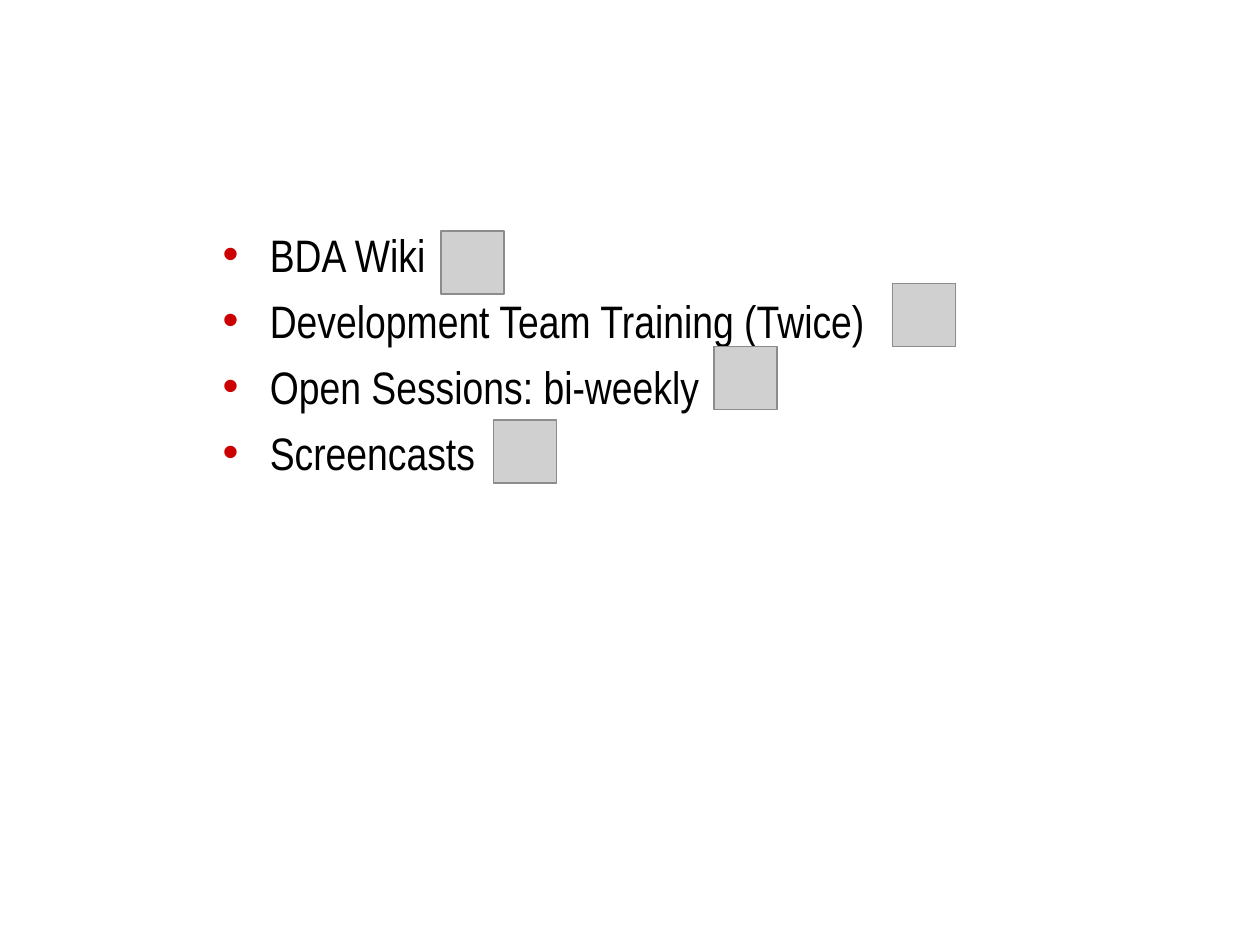
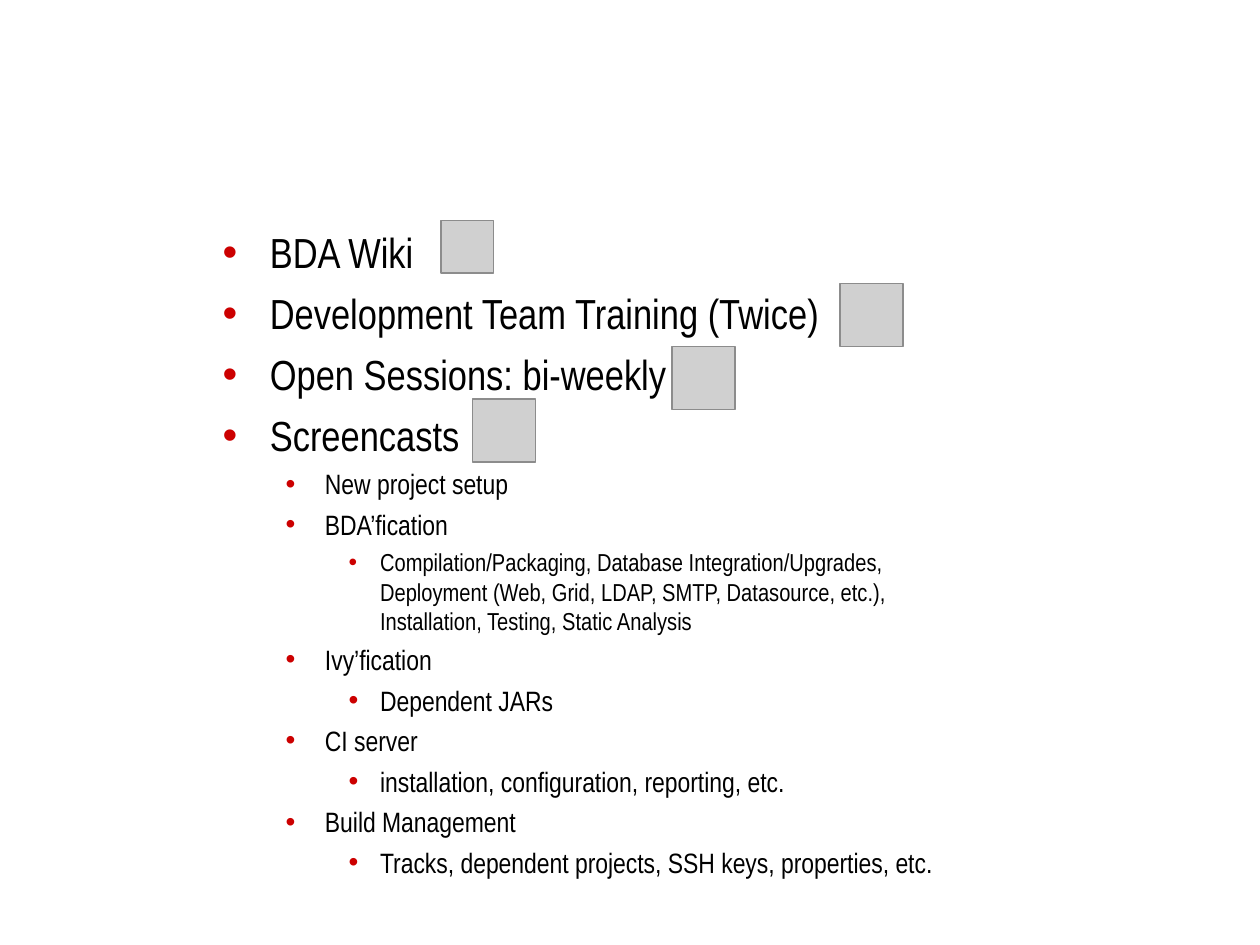
Before and after one commit to NCIP/automation, a slide deck: slide 6 of docs/roadmap/bda-roadmap.ppt (slide 7 before the commit). Drawn at 1260x945 pixels with LibreOffice and Linux fonts; fonts in the diff are those of the drawing; grey boxes stand for pictures; background and template pictures are left out. Boxes give left, top, right and bottom in pixels: in the first picture for what was removed or moved away, otherwise in the second. Text is boxed around its words. In the diff, an @@ line names an element or a change of style, - is before the commit and + after.

```diff
--- a/docs/roadmap/bda-roadmap.ppt
+++ b/docs/roadmap/bda-roadmap.ppt
@@ text at (270, 237, 819, 452): size 26 to 24 pt in "BDA Wiki", "Development Team Training (Twice)", "Open Sessions: bi-weekly", "Screencasts" @@
@@ picture: place and size @@
-picture at (441, 231, 504, 294)
+picture at (441, 220, 494, 273)
@@ picture: place and size @@
-picture at (892, 284, 955, 346)
+picture at (840, 284, 903, 346)
@@ picture: place and size @@
-picture at (714, 346, 777, 410)
+picture at (672, 346, 735, 410)
@@ picture: place and size @@
-picture at (494, 420, 557, 483)
+picture at (472, 399, 536, 462)
@@ text at (325, 473, 933, 879): paragraphs added @@
+  • New project setup
+  • BDA’fication
+    • Compilation/Packaging, Database Integration/Upgrades, Deployment (Web, Grid, LDAP, SMTP, Datasource, etc.), Installation, Testing, Static Analysis
+  • Ivy’fication
+    • Dependent JARs
+  • CI server
+    • installation, configuration, reporting, etc.
+  • Build Management
+    • Tracks, dependent projects, SSH keys, properties, etc.
```
Also in this commit, not shown: 5 other slides changed, 3 slides added, 2 slides removed, 1 other file.
